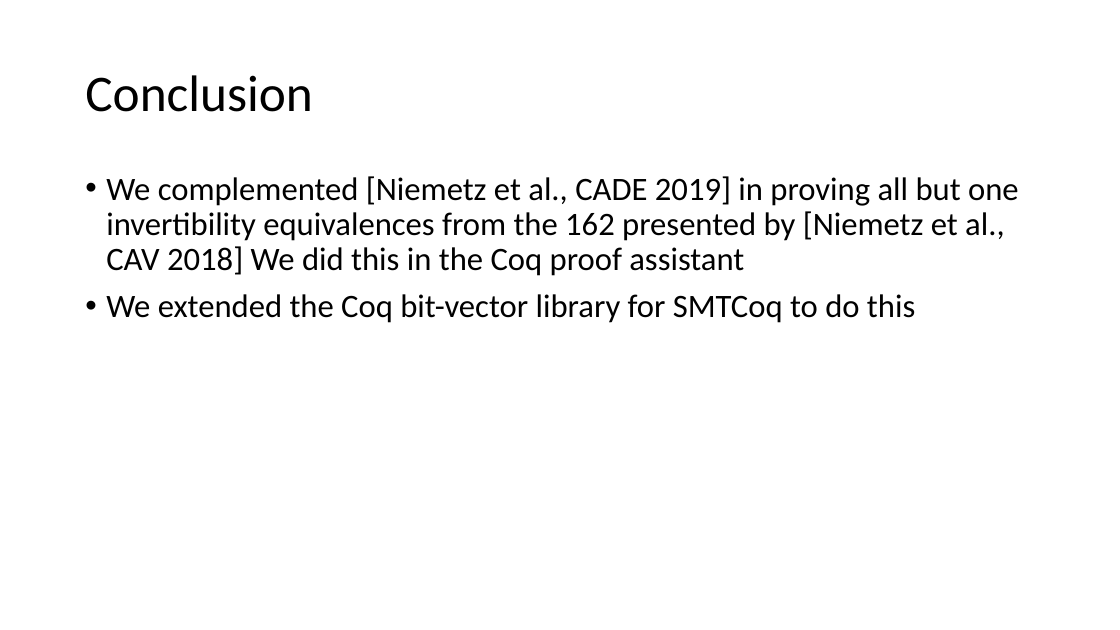
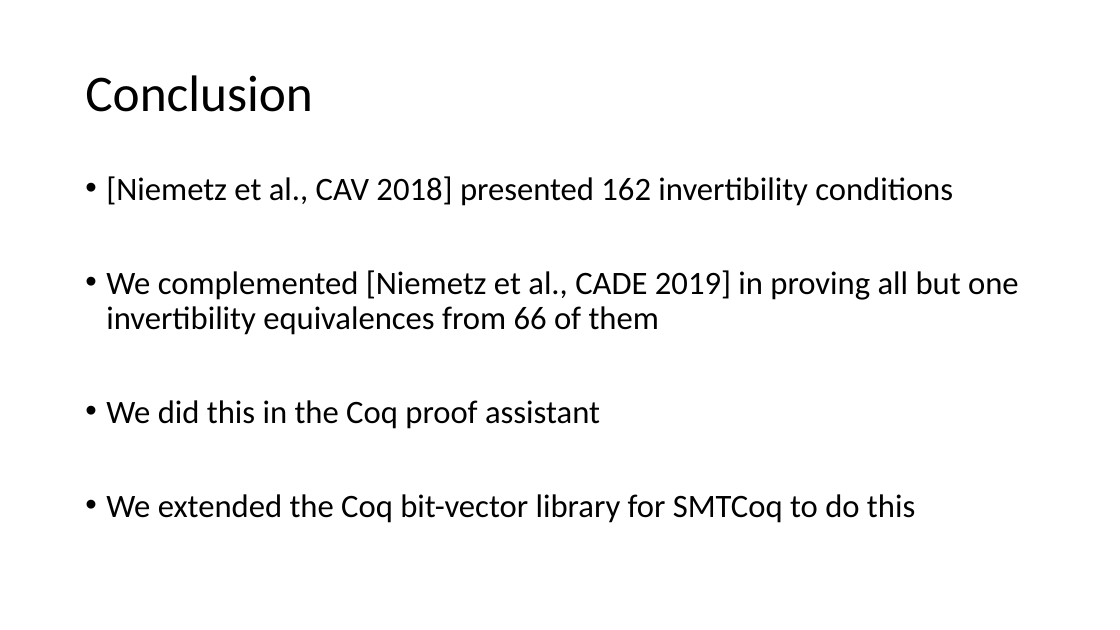
Before and after one commit to arjunvish/pxtp2019presentation, a slide deck: slide 21 of Presentation.pptx (slide 19 before the commit). Drawn at 1120x630 pixels with LibreOffice and Linux fonts; fonts in the diff are those of the drawing. Boxes give left, top, right and bottom in pixels: in the first picture for what was removed or moved away, otherwise in the second. Text is boxed around its words. In the diff, an @@ line names an element or a change of style, - is before the commit and + after.

```diff
--- a/Presentation.pptx
+++ b/Presentation.pptx
@@ text at [106, 176, 1019, 429]: text changed @@
-• We complemented [Niemetz et al., CADE 2019] in proving all but one invertibility equivalences from the 162 presented by [Niemetz et al., CAV 2018] We did this in the Coq proof assistant
+• [Niemetz et al., CAV 2018] presented 162 invertibility conditions
+• We complemented [Niemetz et al., CADE 2019] in proving all but one invertibility equivalences from 66 of them
+• We did this in the Coq proof assistant
```
Also in this commit, not shown: 15 other slides changed, 3 slides added, 1 other file.
